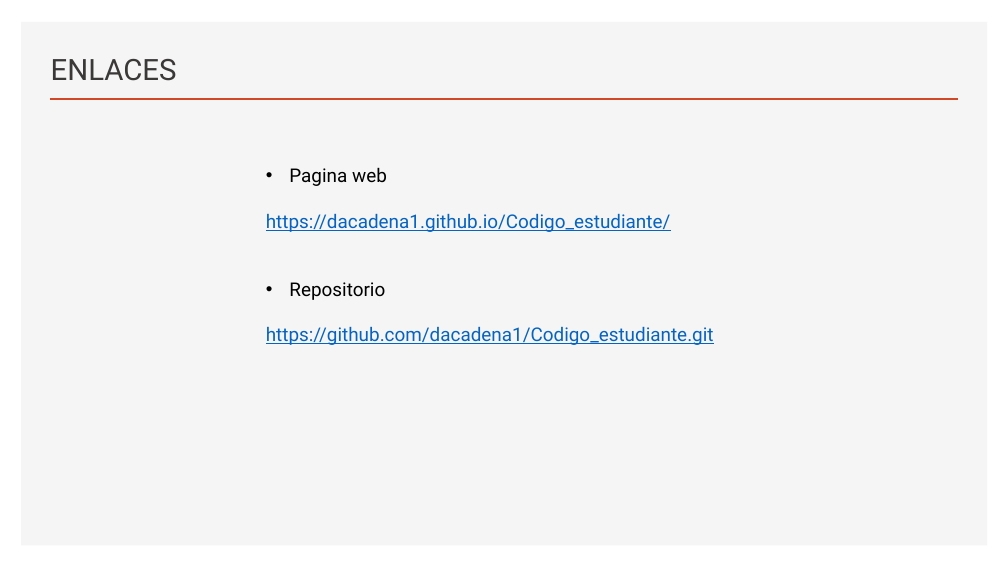
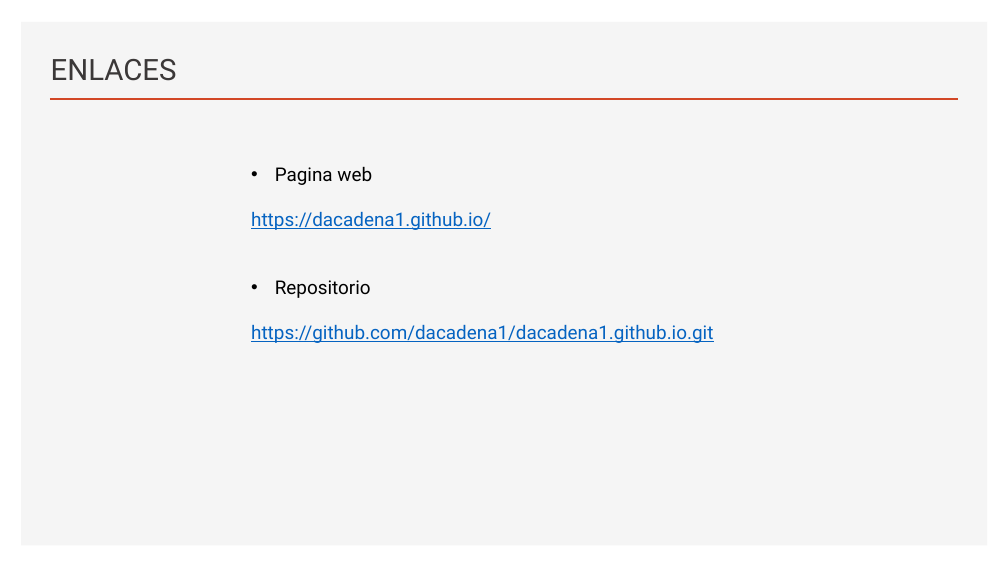
Before and after one commit to dacadena1/dacadena1.github.io, a slide deck: slide 2 of Presentacion.pptx. Drawn at 1008x567 pixels with LibreOffice and Linux fonts; fonts in the diff are those of the drawing. Boxes give left, top, right and bottom in pixels: in the first picture for what was removed or moved away, otherwise in the second. Text is boxed around its words. In the diff, an @@ line names an element or a change of style, - is before the commit and + after.

Commit message:
Trabajo Individual

```diff
--- a/Presentacion.pptx
+++ b/Presentacion.pptx
@@ text "Pagina web": place and size @@
-text "Pagina web" at [266,167,714,345]
+text "Pagina web" at [251,166,713,343]
@@ text at [251,211,491,230]: text changed @@
-https://dacadena1.github.io/Codigo_estudiante/
+https://dacadena1.github.io/
@@ text at [251,324,713,343]: text changed @@
-https://github.com/dacadena1/Codigo_estudiante.git
+https://github.com/dacadena1/dacadena1.github.io.git
```
